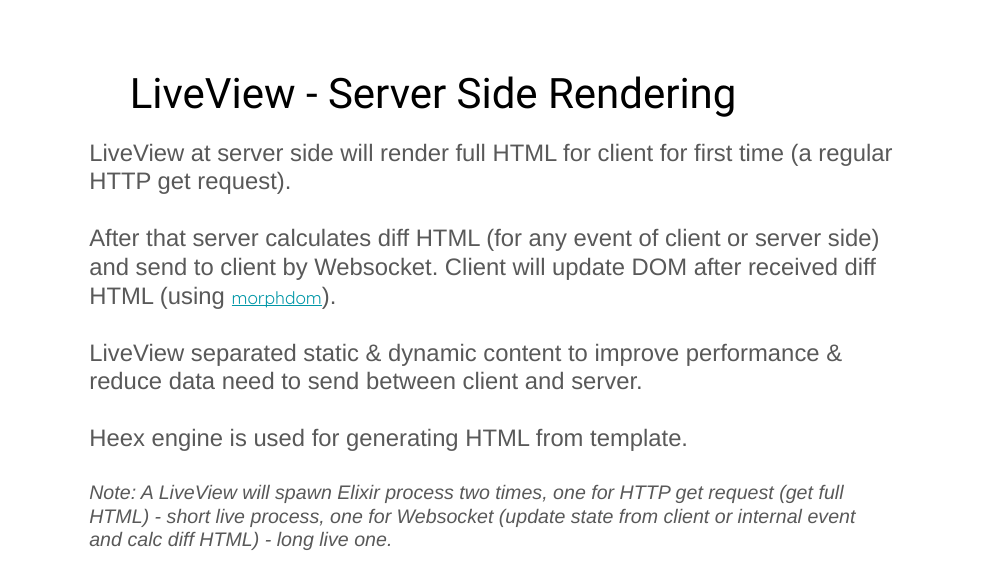
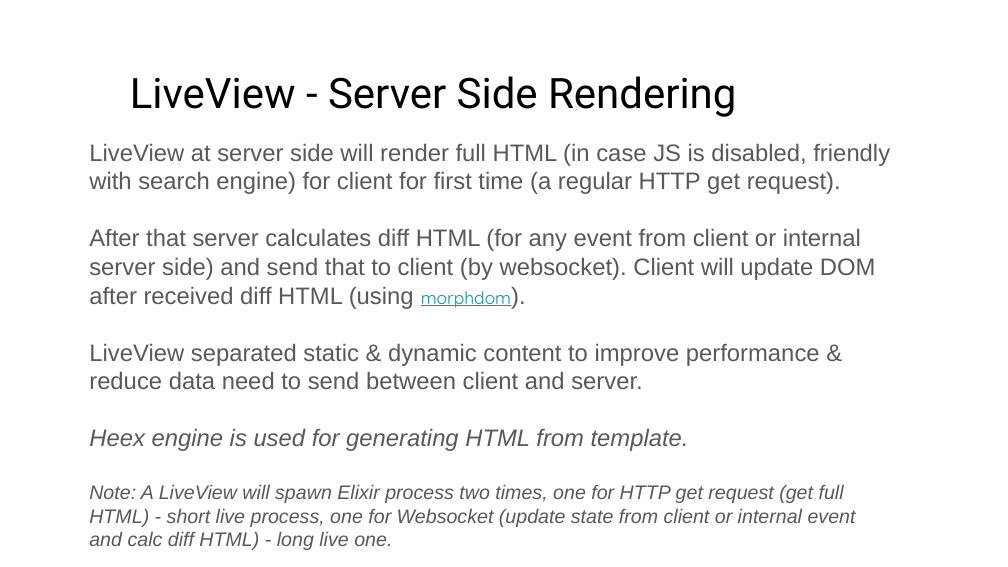
Before and after one commit to ohhi-vn/live_pub_demo, a slide deck: slide 11 of slide/Phoenix LiveView - the best fit for startup & small company.pptx. Drawn at 1008x567 pixels with LibreOffice and Linux fonts; fonts in the diff are those of the drawing. Boxes give left, top, right and bottom in pixels: in the first picture for what was removed or moved away, otherwise in the second. Text is boxed around its words. In the diff, an @@ line names an element or a change of style, - is before the commit and + after.

```diff
--- a/slide/Phoenix LiveView - the best fit for startup & small company.pptx
+++ b/slide/Phoenix LiveView - the best fit for startup & small company.pptx
@@ text at (x1=89, y1=143, x2=890, y2=309): text changed @@
-LiveView at server side will render full HTML for client for first time (a regular HTTP get request).
-After that server calculates diff HTML (for any event of client or server side) and send to client by Websocket. Client will update DOM after received diff HTML (using morphdom).
+LiveView at server side will render full HTML (in case JS is disabled, friendly with search engine) for client for first time (a regular HTTP get request).
+After that server calculates diff HTML (for any event from client or internal server side) and send that to client (by websocket). Client will update DOM after received diff HTML (using morphdom).
@@ text at (x1=89, y1=428, x2=689, y2=451): italic on in "Heex engine is used for generating HTML ..." @@
```
Also in this commit, not shown: 8 other slides changed, 1 other file.
